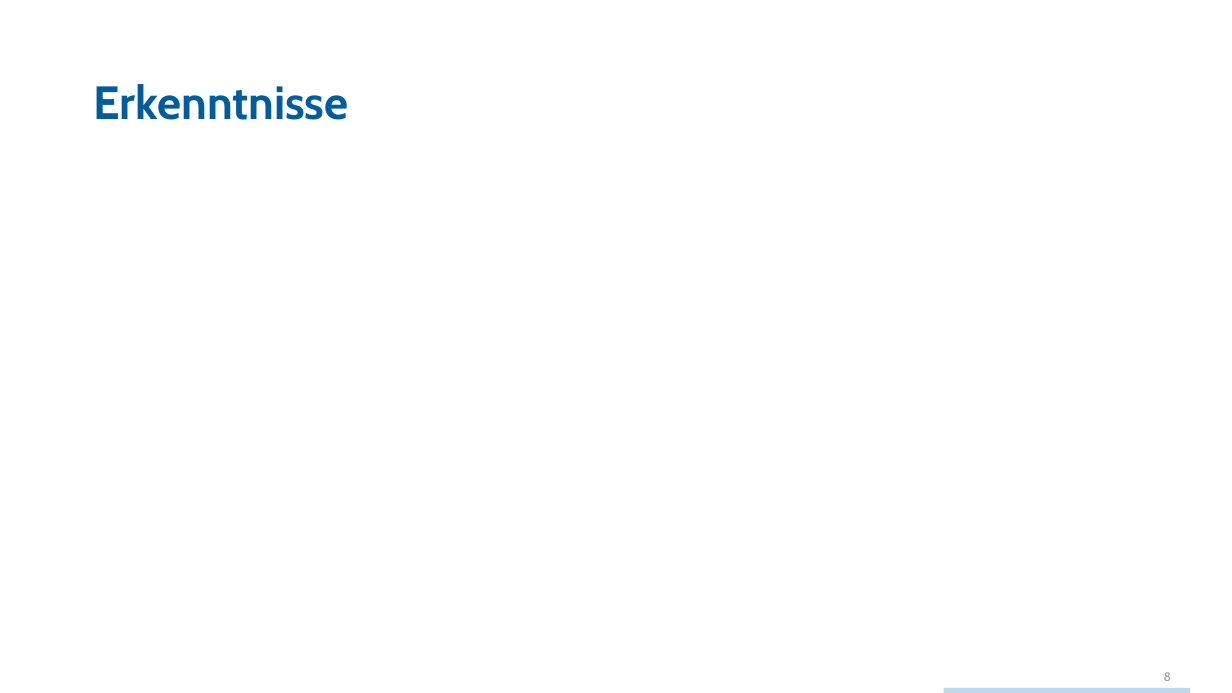
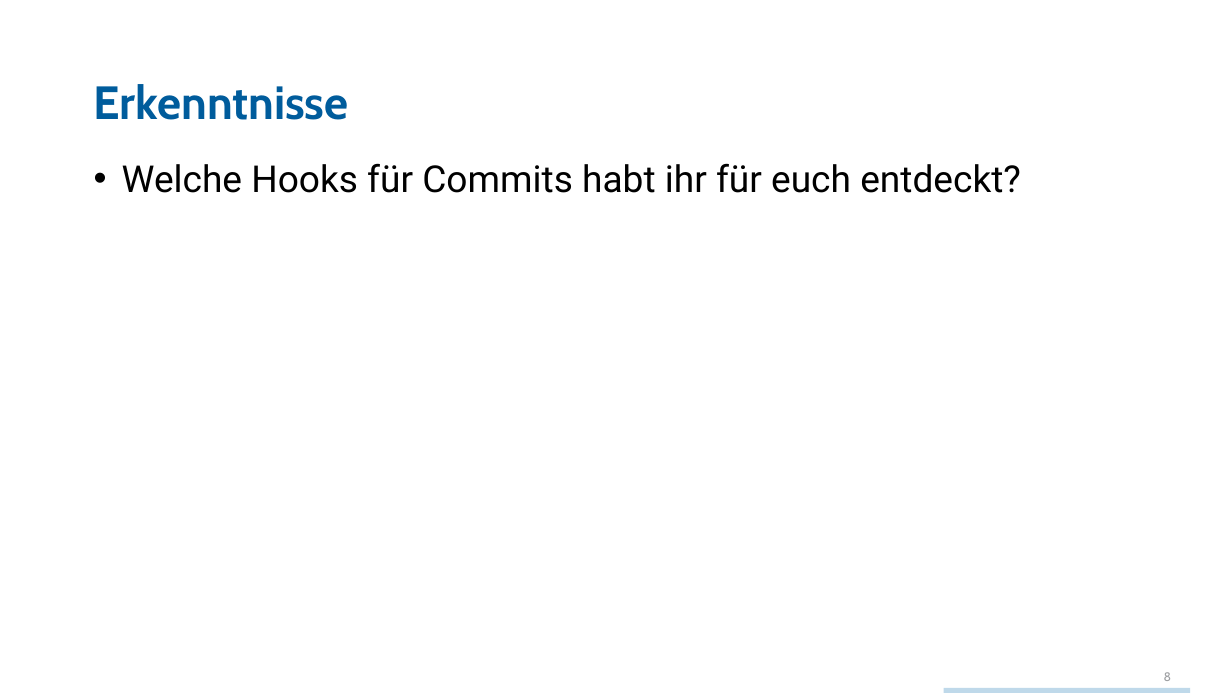
Before and after one commit to techtalk/CodingDojos, a slide deck: slide 8 of CommitMessages/CodingDojo_CommitMessages.pptx. Drawn at 1232x693 pixels with LibreOffice and Linux fonts; fonts in the diff are those of the drawing; background and template pictures are left out. Boxes give left, top, right and bottom in pixels: in the first picture for what was removed or moved away, otherwise in the second. Text is boxed around its words. In the diff, an @@ line names an element or a change of style, - is before the commit and + after.

Commit message:
updated ppt

```diff
--- a/CommitMessages/CodingDojo_CommitMessages.pptx
+++ b/CommitMessages/CodingDojo_CommitMessages.pptx
@@ text added at [122, 163, 1021, 193], 28.9 pt, text #000000 @@
+• Welche Hooks für Commits habt ihr für euch entdeckt?
```
Also in this commit, not shown: 2 other slides changed.
